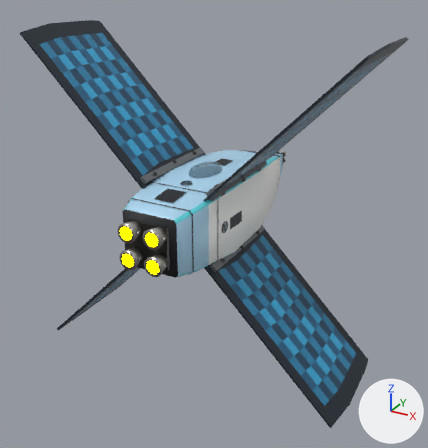
The glTF model ThoriumGap_JS/models/Ship_Crosspanel_8.glb, before and after one commit.
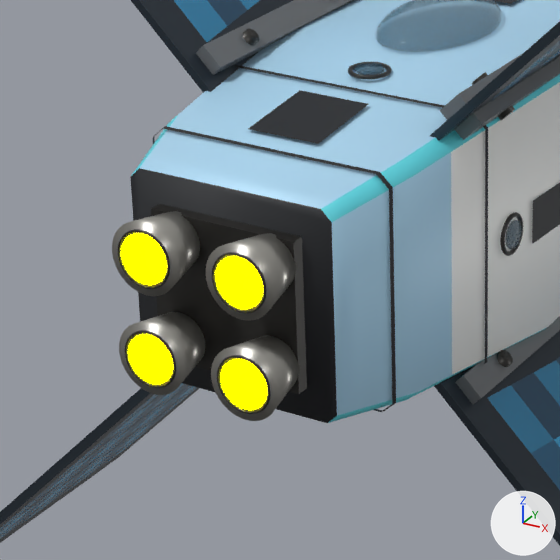
Old and new are each drawn whole from a camera (50 mm lens) standing at (6.08, -11.48, 4.95) and looking at (-0.08, -0.28, -0.65) and again close up on the part from 20% to 56% of the width and 37% to 70% of the height. Arrows for +X, +Y and +Z are at lower right; the lights stay in place. The first two pictures are the older version. Where no turn or scale is listed for an object, it has been applied to the vertices.

The older version as bpy lines, for what is in view:
```python
ob_engineemitter = bpy.data.objects.new('EngineEmitter', me_engineemitter)
ob_engineemitter.location = (0.0, 0.0, 0.0)
ob_solarpanelwing_lowerrightridge_rectangularphotovoltaicgrid = bpy.data.objects.new('SolarPanelWing_LowerRightRidge_RectangularPhotovoltaicGrid', me_solarpanelwing_lowerrightridge_rectangularphotovoltaicgrid_mesh)
ob_solarpanelwing_lowerrightridge_rectangularphotovoltaicgrid.location = (0.0, 0.0, 0.0)
ob_solarpanelwing_topleftridge_roothingeclamp = bpy.data.objects.new('SolarPanelWing_TopLeftRidge_RootHingeClamp', me_solarpanelwing_topleftridge_roothingeclamp_mesh)
ob_solarpanelwing_topleftridge_roothingeclamp.location = (0.0, 0.0, 0.0)
# also in view: 'SolarPanelWing_LowerRightRidge_RootHingeClamp' at (0.82, -0.83, -0.82); 'SolarPanelWing_TopRightRidge_RectangularPhotovoltaicGrid' at (2.16, -0.83, 2.16); 'SolarPanelWing_TopRightRidge_RootHingeClamp' at (0.82, -0.83, 0.82); 'EngineBell_UpperLeft_TaperedSquareClusterNozzle' at (-0.29, -3.16, 0.28); 'HullPanelRing_SquareSectionBand_01' at (0.0, -2.62, 0.0)
```
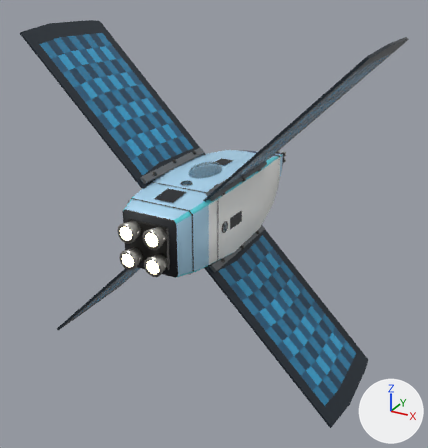
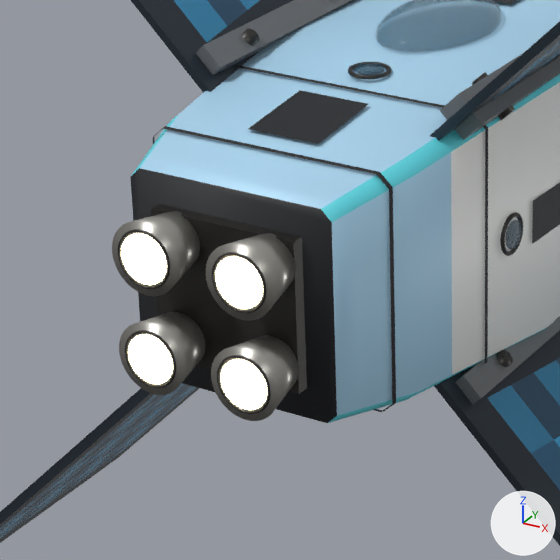
Boxes [x1, y1, x2, y2] around the edits, measured in the close-ups (560 x 560 px):
'EngineEmitter', recoloured (yellow to beige): [121, 233, 267, 410] in both

What the commit changed:
In material 'EngineGlow' (mat_engineglow), emission_color goes from (1.0, 1.0, 0.0) (yellow #ffff00) to (0.62, 0.57, 0.4) (beige #cec7aa).
